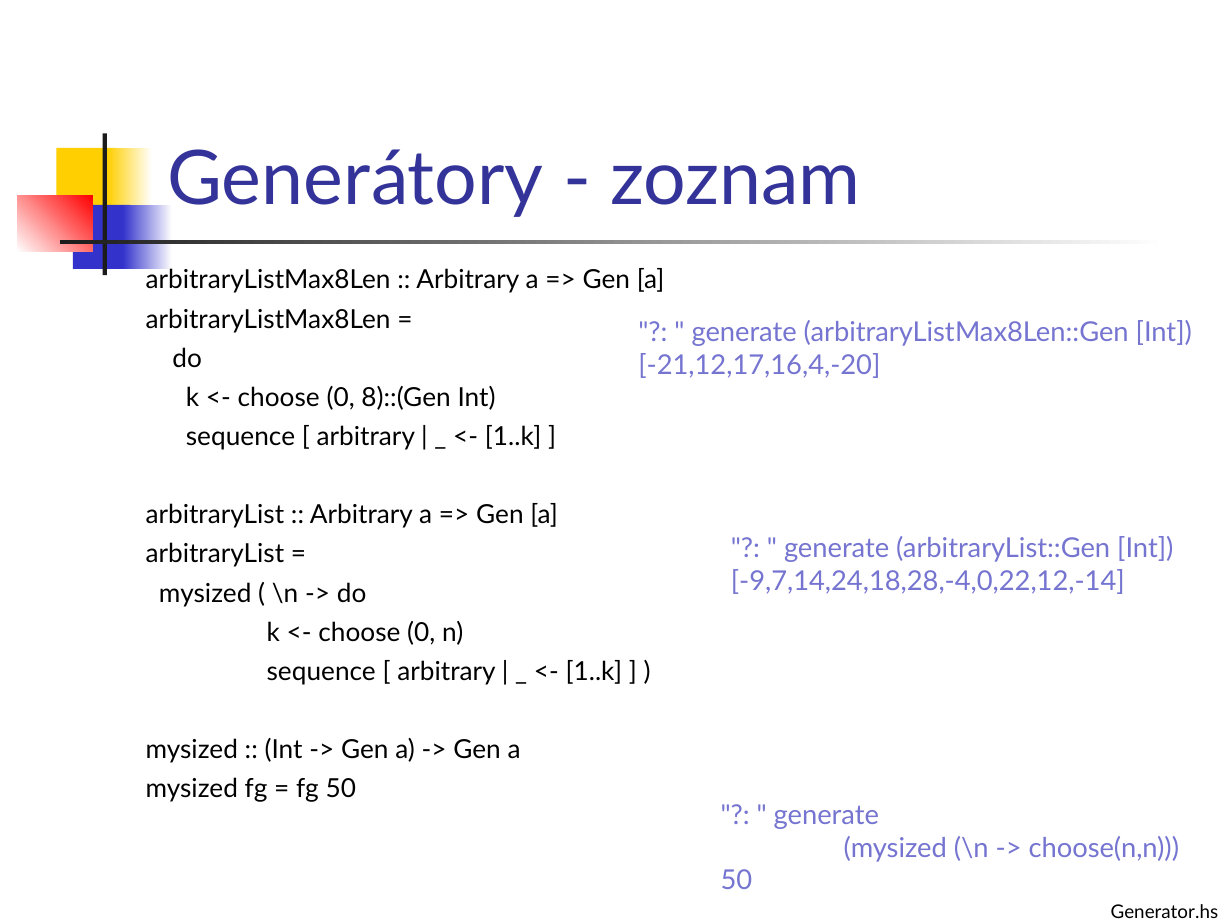
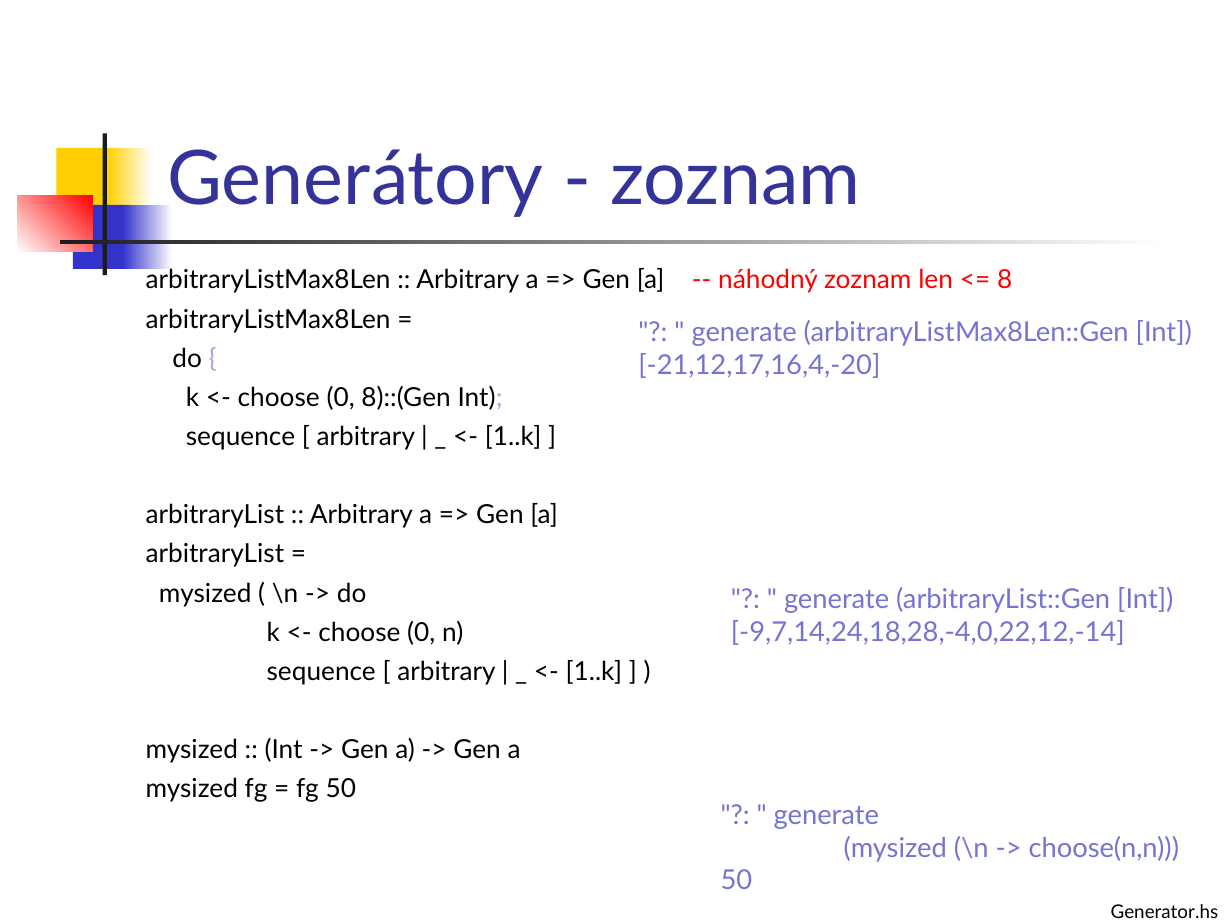
Before and after one commit to Funkcionalne/Prednasky, a slide deck: slide 29 of 02/02_fpro.ppt (slide 24 before the commit). Drawn at 1232x924 pixels with LibreOffice and Linux fonts; fonts in the diff are those of the drawing. Boxes give left, top, right and bottom in pixels: in the first picture for what was removed or moved away, otherwise in the second. Text is boxed around its words. In the diff, an @@ line names an element or a change of style, - is before the commit and + after.

```diff
--- a/02/02_fpro.ppt
+++ b/02/02_fpro.ppt
@@ text at <box>146,266,1012,293</box>: text changed @@
-arbitraryListMax8Len :: Arbitrary a => Gen [a]
+arbitraryListMax8Len :: Arbitrary a => Gen [a] -- náhodný zoznam len <= 8
@@ text at <box>172,347,503,410</box>: text changed @@
-do
-k <- choose (0, 8)::(Gen Int)
+do {
+k <- choose (0, 8)::(Gen Int);
@@ text ""?: " generate (arbitraryList::Gen [Int])": place and size @@
-text ""?: " generate (arbitraryList::Gen [Int])" at <box>731,536,1173,594</box>
+text ""?: " generate (arbitraryList::Gen [Int])" at <box>731,587,1173,645</box>
```
Also in this commit, not shown: 7 other slides changed, 5 slides added, 8 other files.
